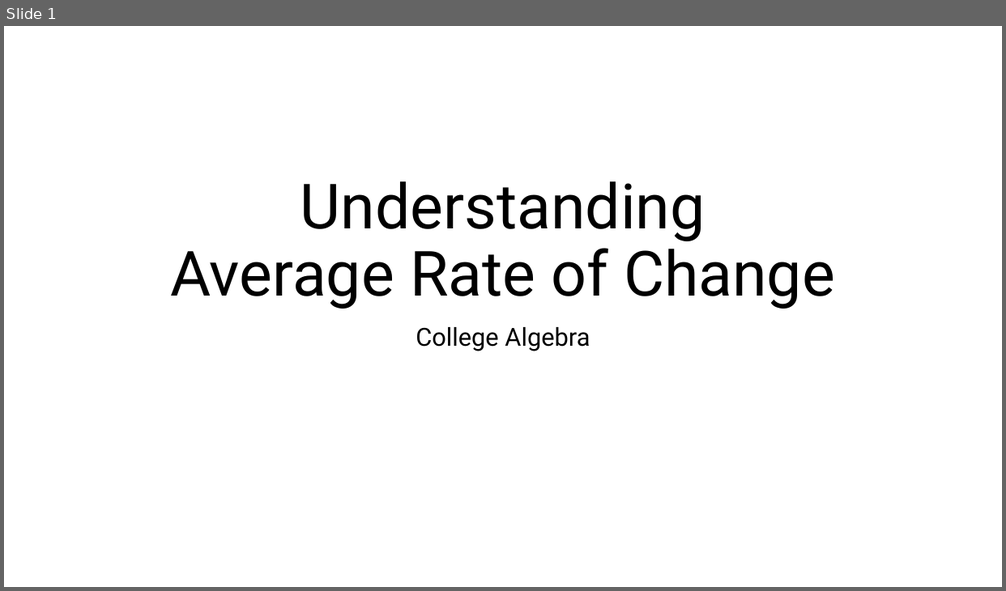
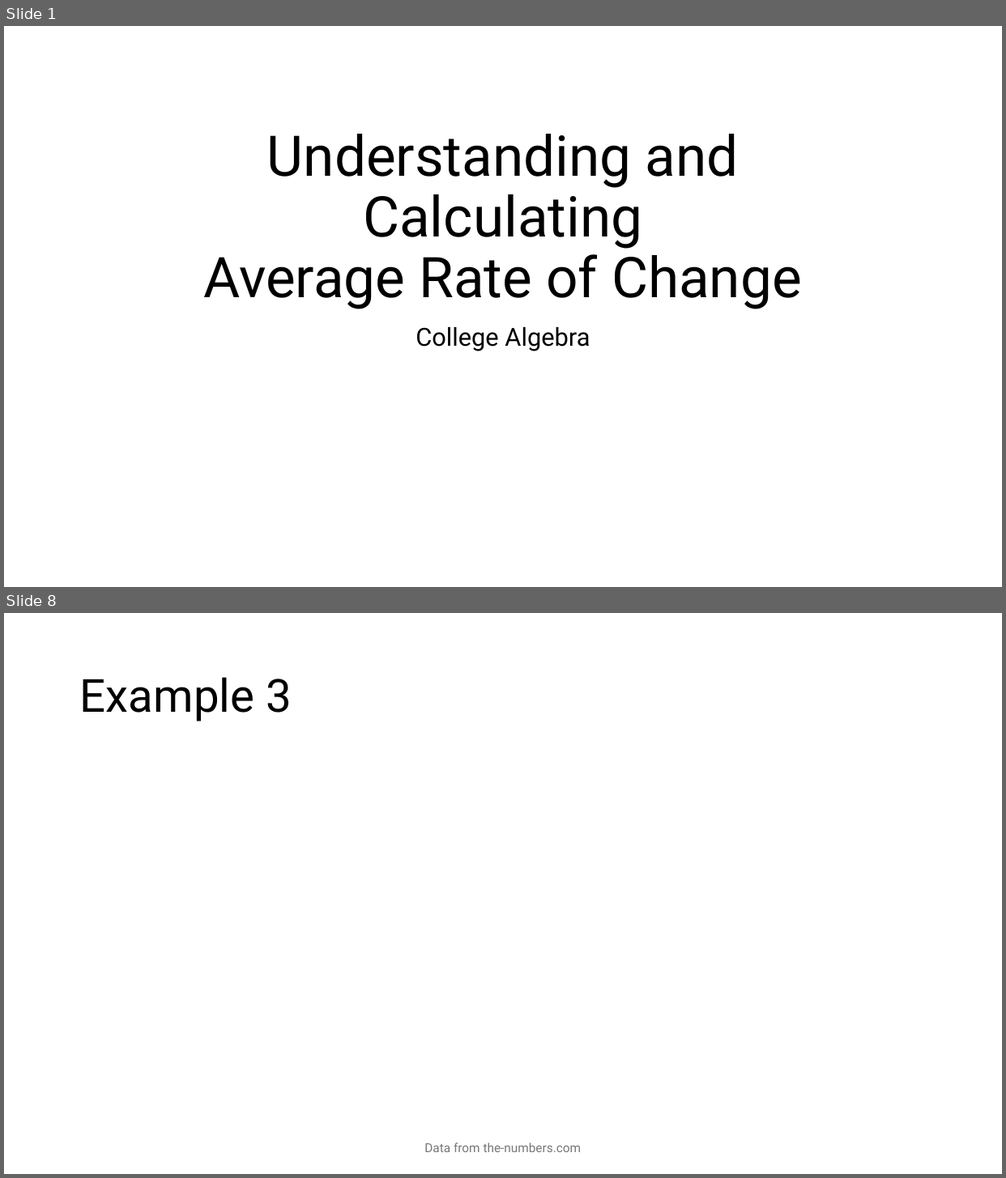
Before and after one commit to Prof-Sears/prof-sears.github.io, a slide deck: video_files/Understanding Average Rate of Change/Understanding Rates of Change.pptx. Shown one above the other, each under a label of ours: slide 1 before the commit, slides 1 and 8 after it; the slides between them are not shown. The pictures are 1006x591 and 1006x1178 pixels, drawn with LibreOffice and Linux fonts; fonts in the diff are those of the drawing; grey boxes stand for pictures. Boxes give left, top, right and bottom in pixels: in the first picture for what was removed or moved away, otherwise in the second. Text is boxed around its words. In the diff, an @@ line names an element or a change of style, - is before the commit and + after.

```diff
--- a/video_files/Understanding Average Rate of Change/Understanding Rates of Change.pptx
+++ b/video_files/Understanding Average Rate of Change/Understanding Rates of Change.pptx
@@ slide 8 added at [4, 613, 1002, 1174], background #FFFFFF @@
@@ title added at [80, 677, 292, 722], 44 pt, text #000000 @@
+Example 3
@@ text added at [424, 1143, 582, 1152], 12 pt, text #797979 @@
+Data from the-numbers.com
@@ slide 1 changed as well @@
@@ title at [204, 134, 802, 310]: text changed; size 60 to 54 pt @@
-Understanding
-Average Rate of Change
+Understanding and Calculating
+Average Rate of Change
```
Also in this commit, not shown: 1 other slide changed, 5 other slides added, 18 other files.
